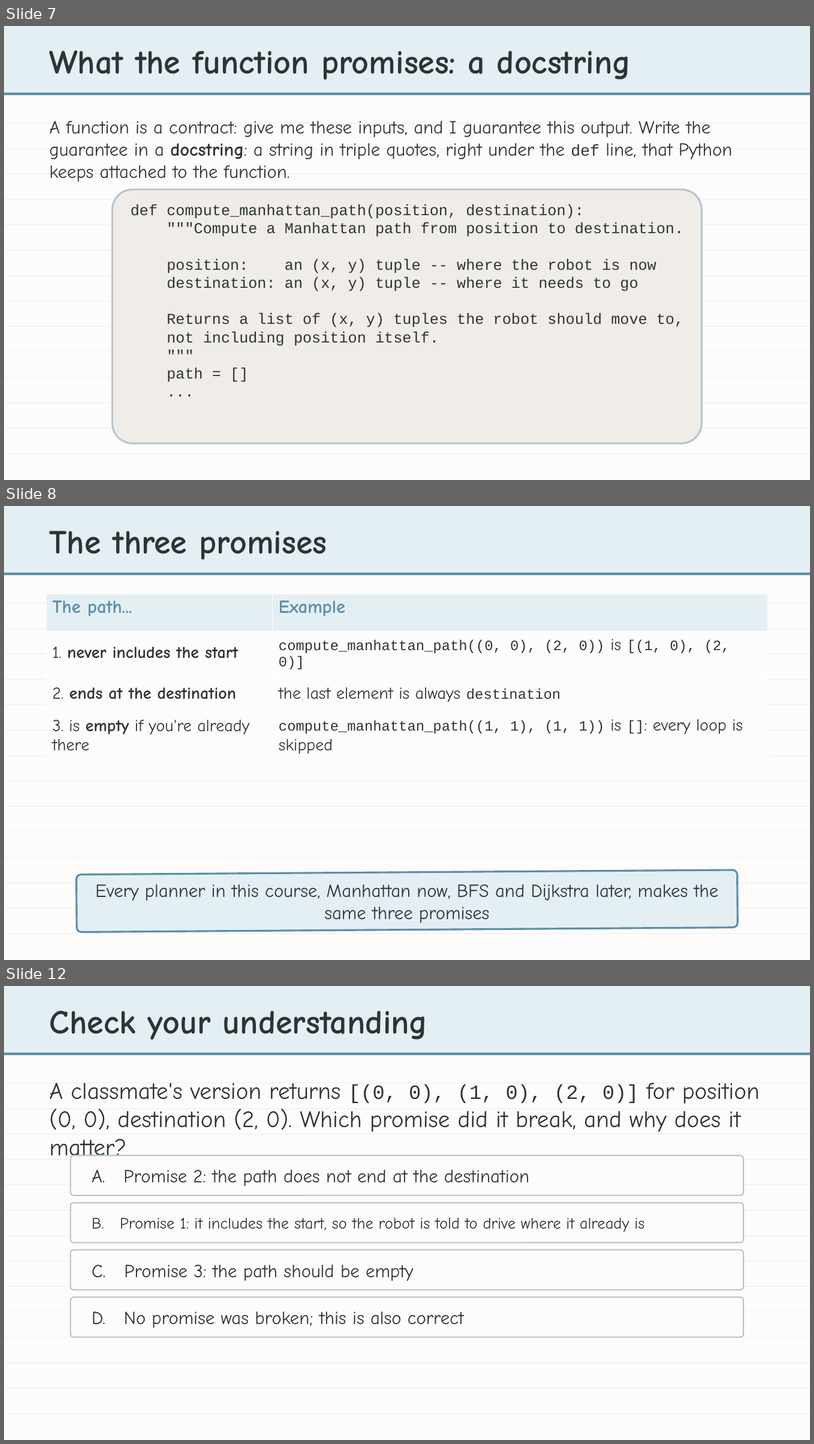
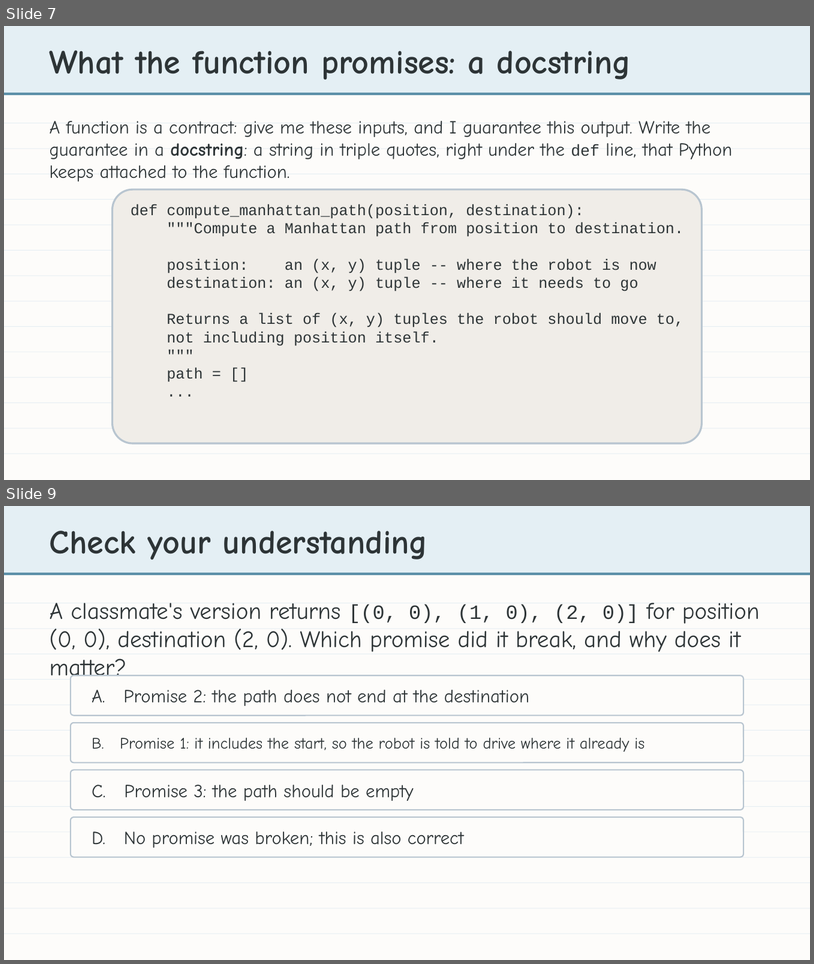
Before and after one commit to bradamiller/LearningPython, a slide deck: static/slides/module-04-manhattan/module-4-lesson-05-manhattan-function.pptx. Shown one above the other, each under a label of ours: slides 7, 8 and 12 before the commit, slides 7 and 9 after it; the slides between them are not shown. The pictures are 814x1444 and 814x964 pixels, drawn with LibreOffice and Linux fonts; fonts in the diff are those of the drawing. Boxes give left, top, right and bottom in pixels: in the first picture for what was removed or moved away, otherwise in the second. Text is boxed around its words. In the diff, an @@ line names an element or a change of style, - is before the commit and + after.

```diff
--- a/static/slides/module-04-manhattan/module-4-lesson-05-manhattan-function.pptx
+++ b/static/slides/module-04-manhattan/module-4-lesson-05-manhattan-function.pptx
@@ slide 8 removed at (x1=4, y1=506, x2=810, y2=960), background #FDFCFA @@
@@ rectangle removed at (x1=4, y1=506, x2=810, y2=573) @@
@@ text removed at (x1=50, y1=531, x2=327, y2=559) @@
-The three promises
@@ rectangle removed at (x1=4, y1=573, x2=810, y2=575) @@
@@ table removed at (x1=47, y1=594, x2=768, y2=756), 4 rows, 2 columns @@
-The path... | Example
-1. never includes the start | compute_manhattan_path((0, 0), (2, 0)) is [(1, 0), (2, 0)]
-2. ends at the destination | the last element is always destination
-3. is empty if you're already there | compute_manhattan_path((1, 1), (1, 1)) is []: every loop is skipped
@@ rectangle removed at (x1=4, y1=603, x2=810, y2=603) @@
@@ rectangle removed at (x1=4, y1=628, x2=810, y2=629) @@
@@ rectangle removed at (x1=4, y1=654, x2=810, y2=654) @@
@@ rectangle removed at (x1=4, y1=679, x2=810, y2=679) @@
@@ rectangle removed at (x1=4, y1=705, x2=810, y2=705) @@
@@ rectangle removed at (x1=4, y1=730, x2=810, y2=730) @@
@@ rectangle removed at (x1=4, y1=755, x2=810, y2=756) @@
@@ rectangle removed at (x1=4, y1=781, x2=810, y2=781) @@
@@ rectangle removed at (x1=4, y1=806, x2=810, y2=807) @@
@@ rectangle removed at (x1=4, y1=831, x2=810, y2=832) @@
@@ rectangle removed at (x1=4, y1=857, x2=810, y2=858) @@
@@ rectangle removed at (x1=4, y1=882, x2=810, y2=883) @@
@@ rounded rectangle removed at (x1=77, y1=870, x2=738, y2=932) @@
@@ text removed at (x1=95, y1=884, x2=719, y2=922) @@
-Every planner in this course, Manhattan now, BFS and Dijkstra later, makes the same three promises
@@ rectangle removed at (x1=4, y1=907, x2=810, y2=908) @@
@@ rectangle removed at (x1=4, y1=933, x2=810, y2=934) @@
@@ what was slide 12 is now slide 9 @@
```
Also in this commit, not shown: 8 slides changed, 2 other slides removed, 8 other files.
